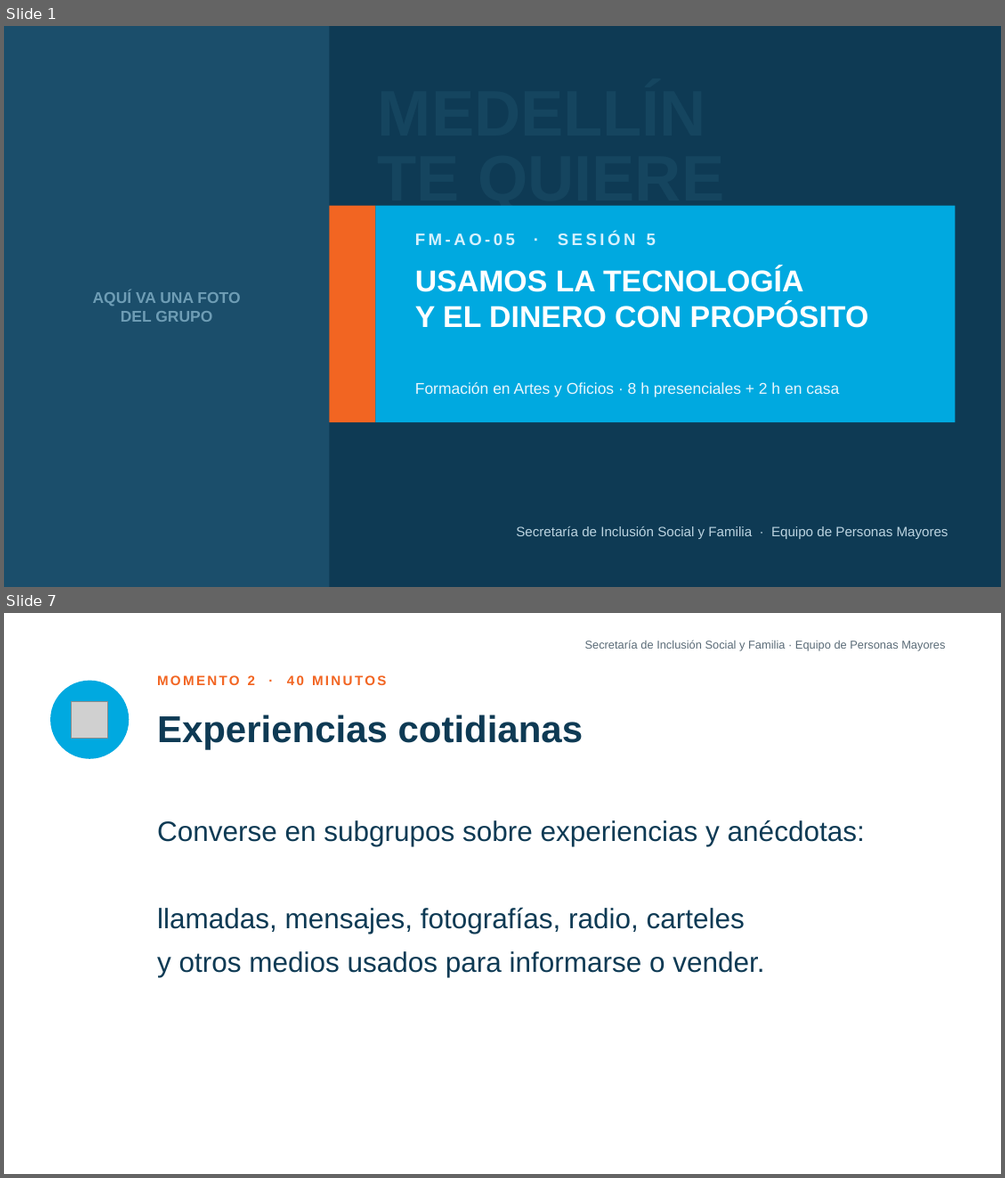
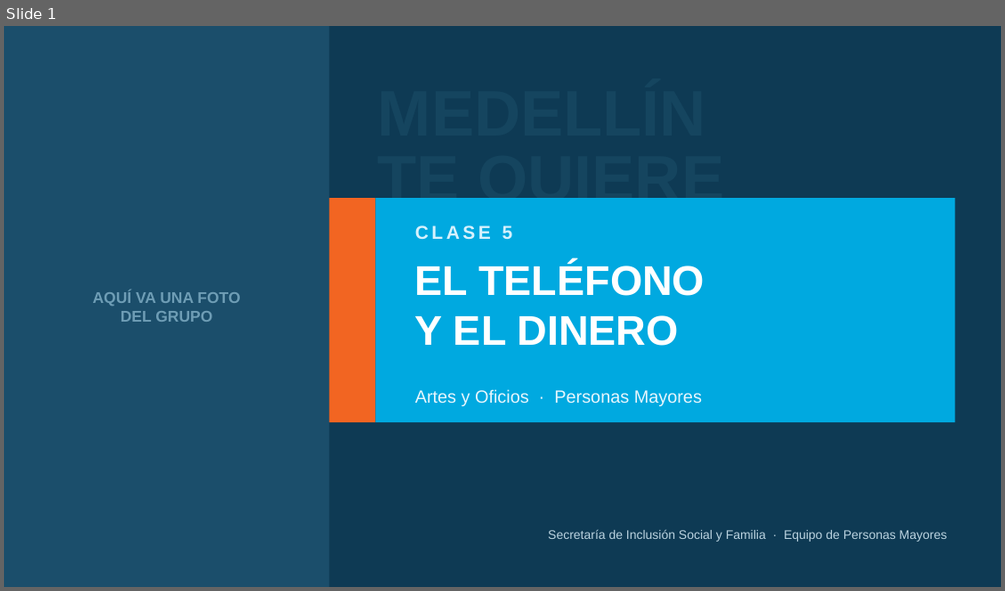
Before and after one commit to alquimia7ia-blip/Alquimia, a slide deck: docs/proyectos/personas-mayores/PPT_Sesion_5_Tecnologia_y_Dinero.pptx. Shown one above the other, each under a label of ours: slides 1 and 7 before the commit, slide 1 after it; the slides between them are not shown. The pictures are 1005x1178 and 1005x591 pixels, drawn with LibreOffice and Linux fonts; fonts in the diff are those of the drawing; grey boxes stand for pictures. Boxes give left, top, right and bottom in pixels: in the first picture for what was removed or moved away, otherwise in the second. Text is boxed around its words. In the diff, an @@ line names an element or a change of style, - is before the commit and + after.

```diff
--- a/docs/proyectos/personas-mayores/PPT_Sesion_5_Tecnologia_y_Dinero.pptx
+++ b/docs/proyectos/personas-mayores/PPT_Sesion_5_Tecnologia_y_Dinero.pptx
@@ slide 7 removed at (4, 613, 1001, 1174), background #FFFFFF @@
@@ text removed at (585, 640, 945, 651) @@
-Secretaría de Inclusión Social y Familia · Equipo de Personas Mayores
@@ ellipse removed at (50, 681, 129, 759) @@
@@ text removed at (157, 675, 387, 685) @@
-MOMENTO 2 · 40 MINUTOS
@@ picture removed at (72, 701, 107, 737) @@
@@ text removed at (157, 714, 583, 750) @@
-Experiencias cotidianas
@@ text removed at (157, 819, 865, 977) @@
-Converse en subgrupos sobre experiencias y anécdotas:
-llamadas, mensajes, fotografías, radio, carteles
-y otros medios usados para informarse o vender.
@@ slide 1 changed as well @@
@@ rectangle: place and size @@
-rectangle at (329, 206, 376, 422)
+rectangle at (329, 198, 376, 422)
@@ rectangle: place and size @@
-rectangle at (376, 206, 955, 422)
+rectangle at (376, 198, 955, 422)
@@ text at (415, 225, 513, 239): text changed; size 16 to 18 pt @@
-FM-AO-05 · SESIÓN 5
+CLASE 5
@@ text at (415, 263, 704, 346): text changed; size 29 to 40 pt @@
-USAMOS LA TECNOLOGÍA
-Y EL DINERO CON PROPÓSITO
+EL TELÉFONO
+Y EL DINERO
@@ text at (415, 389, 702, 406): text changed; size 15 to 17 pt @@
-Formación en Artes y Oficios · 8 h presenciales + 2 h en casa
+Artes y Oficios · Personas Mayores
@@ text "Secretaría de Inclusión Social y ..." at (548, 529, 947, 541): size 13 to 12 pt @@
```
Also in this commit, not shown: 4 other slides changed, 20 slides added, 21 other slides removed, 4 other files.
